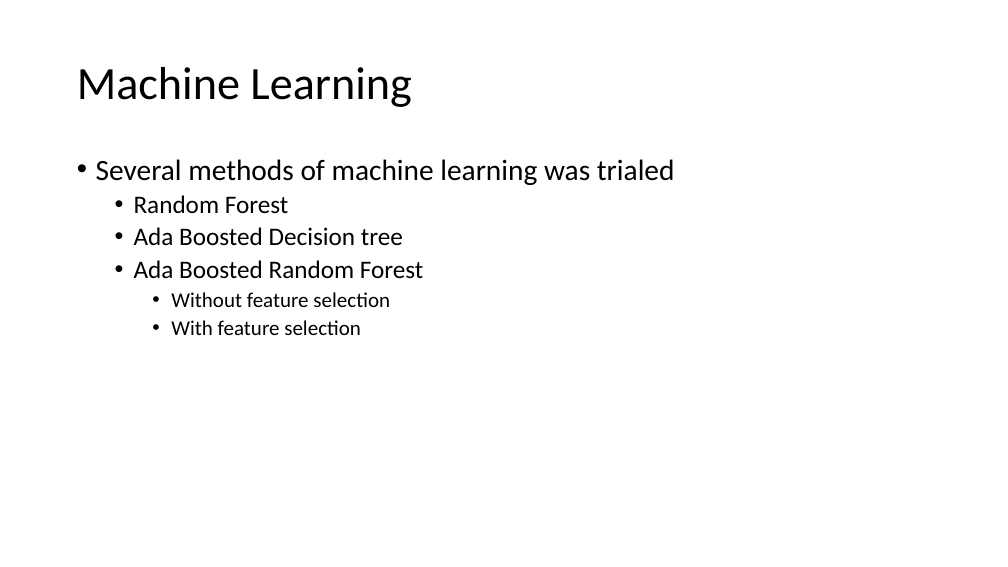
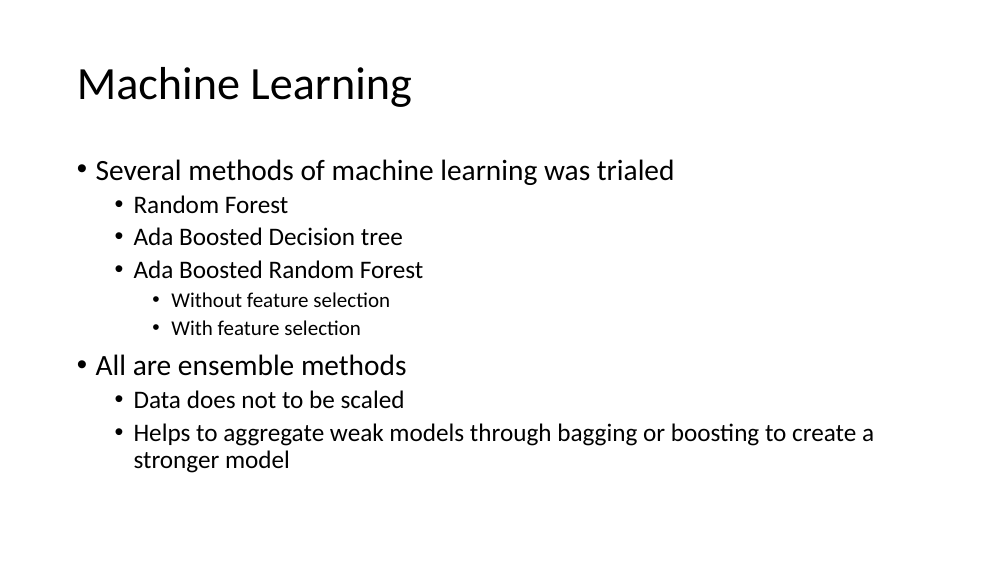
Before and after one commit to choikwun/ckd_assignment, a slide deck: slide 10 of ckd_presentation.pptx. Drawn at 1008x567 pixels with LibreOffice and Linux fonts; fonts in the diff are those of the drawing. Boxes give left, top, right and bottom in pixels: in the first picture for what was removed or moved away, otherwise in the second. Text is boxed around its words. In the diff, an @@ line names an element or a change of style, - is before the commit and + after.

```diff
--- a/ckd_presentation.pptx
+++ b/ckd_presentation.pptx
@@ text at box(96, 354, 874, 473): paragraphs added @@
+• All are ensemble methods
+  • Data does not to be scaled
+  • Helps to aggregate weak models through bagging or boosting to create a stronger model
```
Also in this commit, not shown: 8 slides added, 4 other files.
